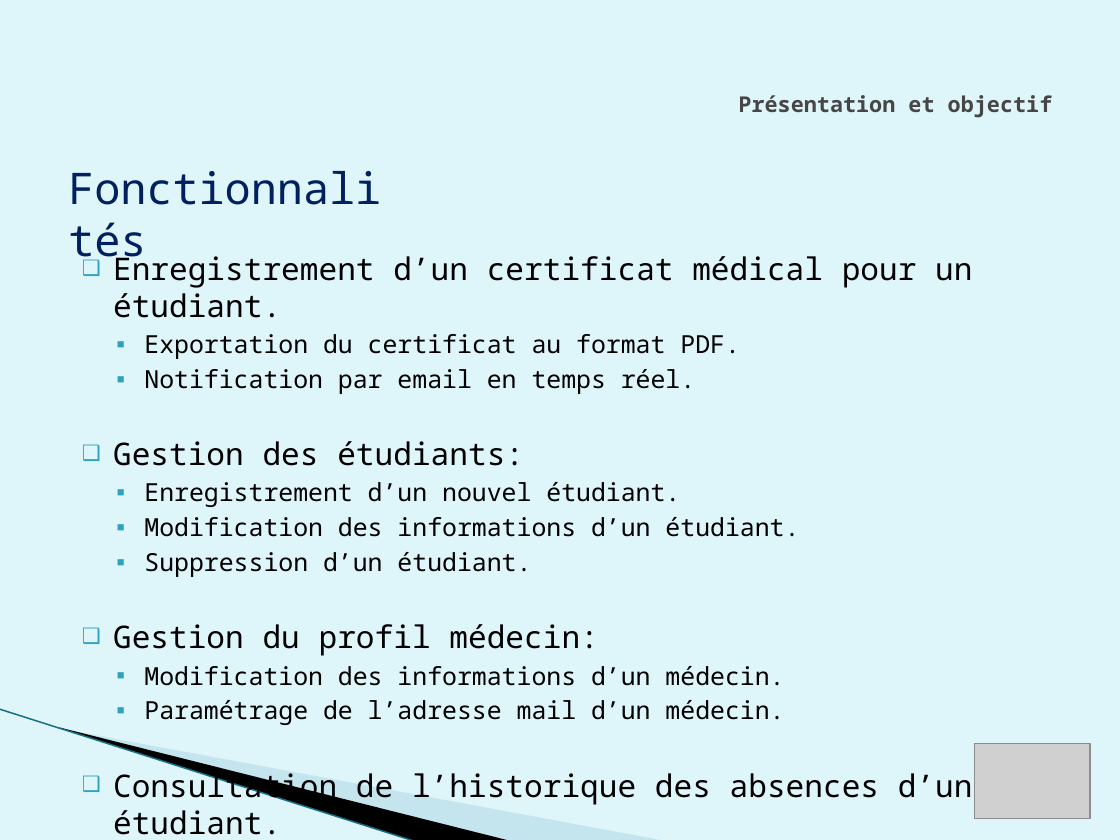
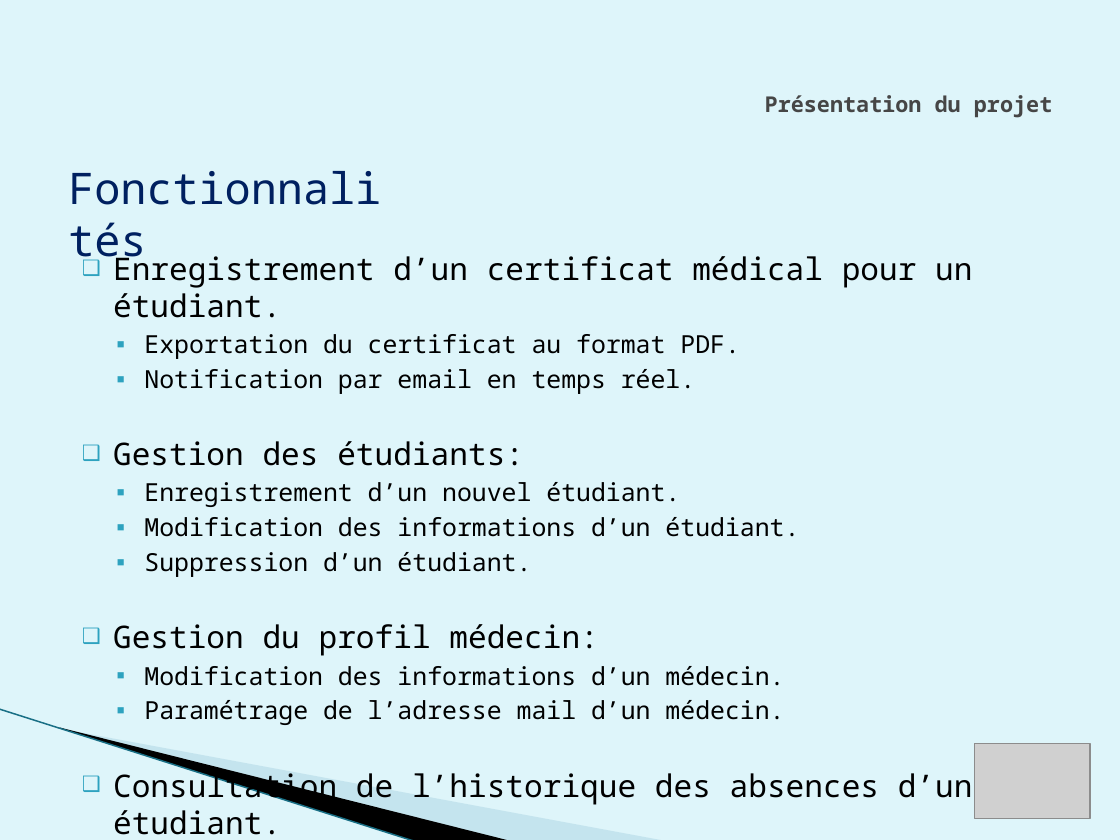
Before and after one commit to weetrax/AbsMedicalWPF, a slide deck: slide 4 of doc/Diapo.pptx. Drawn at 1120x840 pixels with LibreOffice and Linux fonts; fonts in the diff are those of the drawing; grey boxes stand for pictures; background and template pictures are left out. Boxes give left, top, right and bottom in pixels: in the first picture for what was removed or moved away, otherwise in the second. Text is boxed around its words. In the diff, an @@ line names an element or a change of style, - is before the commit and + after.

```diff
--- a/doc/Diapo.pptx
+++ b/doc/Diapo.pptx
@@ title at box(765, 95, 1052, 118): text changed @@
-Présentation et objectif
+Présentation du projet
```
Also in this commit, not shown: 6 other slides changed, 1 other file.
